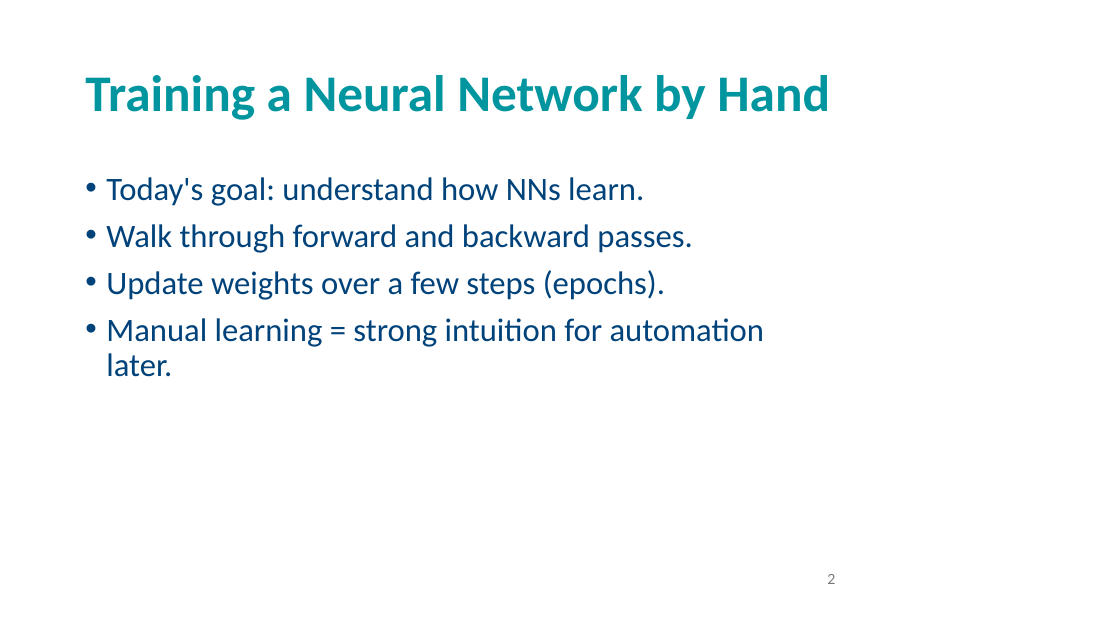
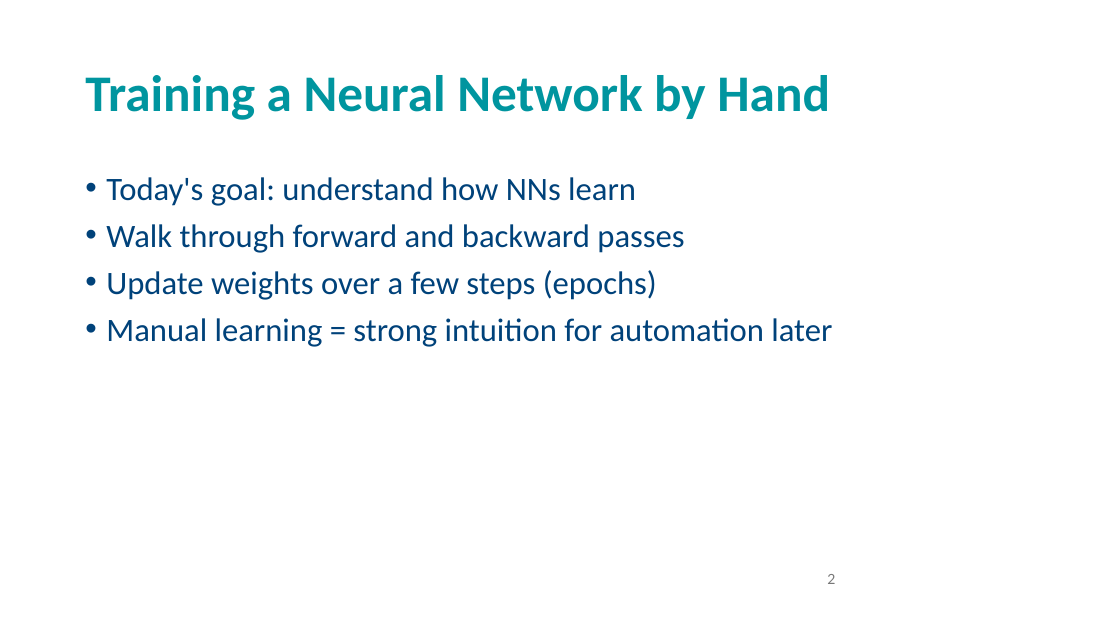
Before and after one commit to andrewcparnell/STAT41130, a slide deck: slide 2 of slides/day 2/D2C1_ANN.pptx. Drawn at 1120x630 pixels with LibreOffice and Linux fonts; fonts in the diff are those of the drawing; background and template pictures are left out. Boxes give left, top, right and bottom in pixels: in the first picture for what was removed or moved away, otherwise in the second. Text is boxed around its words. In the diff, an @@ line names an element or a change of style, - is before the commit and + after.

```diff
--- a/slides/day 2/D2C1_ANN.pptx
+++ b/slides/day 2/D2C1_ANN.pptx
@@ text at (106,177,832,347): text changed @@
-• Today's goal: understand how NNs learn.
-• Walk through forward and backward passes.
-• Update weights over a few steps (epochs).
-• Manual learning = strong intuition for automation later.
+• Today's goal: understand how NNs learn
+• Walk through forward and backward passes
+• Update weights over a few steps (epochs)
+• Manual learning = strong intuition for automation later
```
Also in this commit, not shown: 7 other slides changed, 3 slides added, 31 other files.
